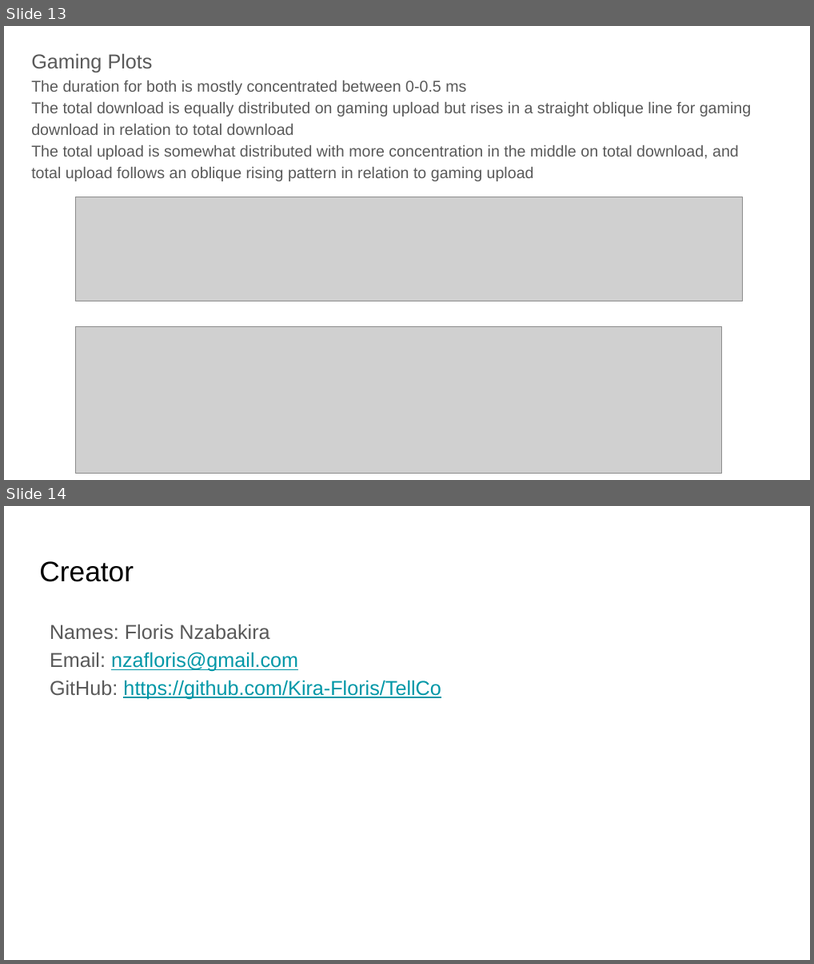
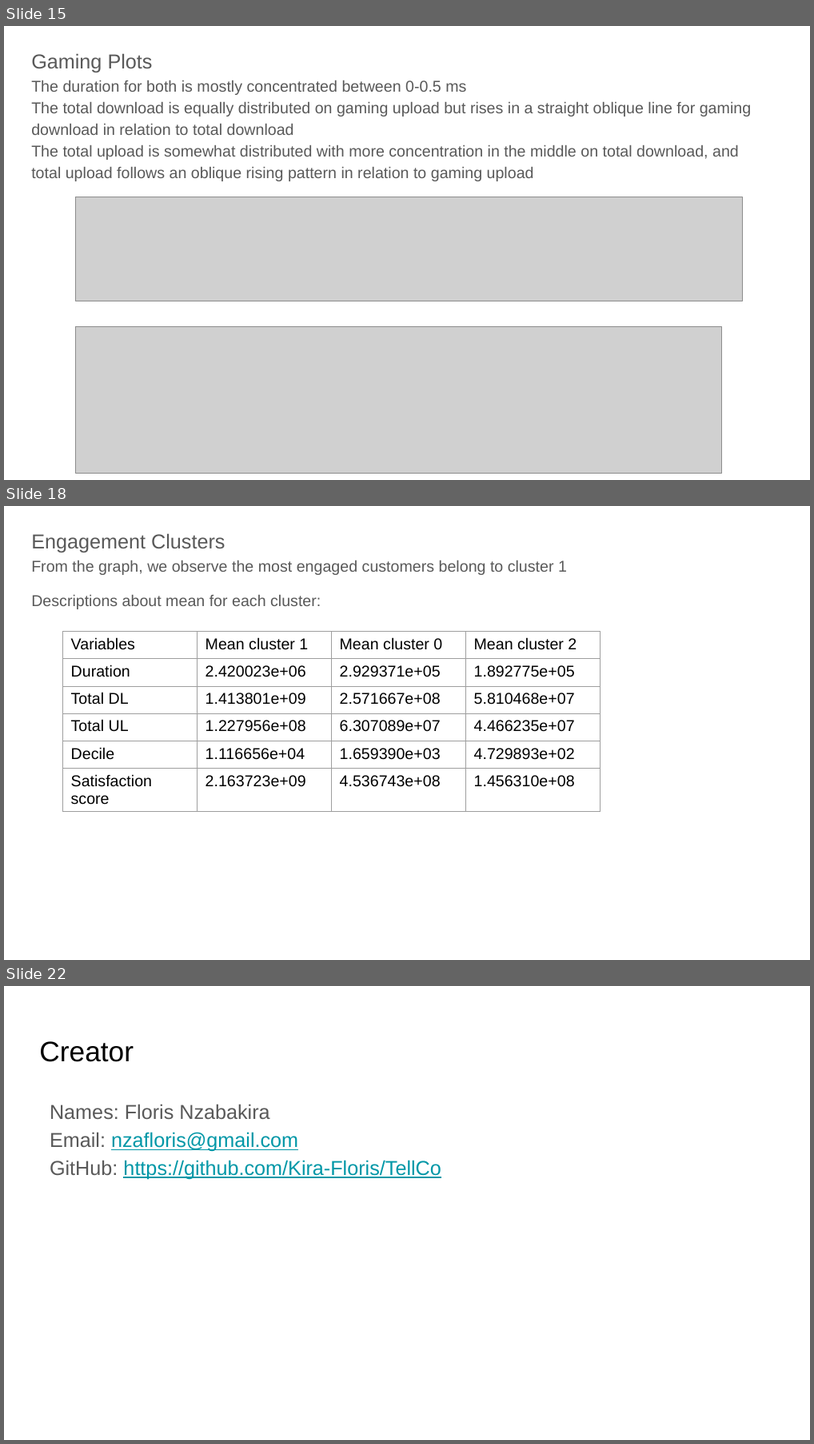
Before and after one commit to Kira-Floris/TellCo, a slide deck: docs/nzabakira floris - telco first interim submission.pptx. Shown one above the other, each under a label of ours: slides 13 and 14 before the commit, slides 15, 18 and 22 after it; the slides between them are not shown. The pictures are 814x964 and 814x1444 pixels, drawn with LibreOffice and Linux fonts; fonts in the diff are those of the drawing; grey boxes stand for pictures. Boxes give left, top, right and bottom in pixels: in the first picture for what was removed or moved away, otherwise in the second. Text is boxed around its words. In the diff, an @@ line names an element or a change of style, - is before the commit and + after.

```diff
--- a/docs/nzabakira floris - telco first interim submission.pptx
+++ b/docs/nzabakira floris - telco first interim submission.pptx
@@ slide 18 added at (4,506,810,960), background #FFFFFF @@
@@ text added at (31,533,567,609), 14 pt, text #595959 @@
+Engagement Clusters
+From the graph, we observe the most engaged customers belong to cluster 1
+Descriptions about mean for each cluster:
@@ table added at (63,631,602,813), 6 rows, 4 columns @@
+Variables | Mean cluster 1 | Mean cluster 0 | Mean cluster 2
+Duration | 2.420023e+06 | 2.929371e+05 | 1.892775e+05
+Total DL | 1.413801e+09 | 2.571667e+08 | 5.810468e+07
+Total UL | 1.227956e+08 | 6.307089e+07 | 4.466235e+07
+Decile | 1.116656e+04 | 1.659390e+03 | 4.729893e+02
+Satisfaction score | 2.163723e+09 | 4.536743e+08 | 1.456310e+08
@@ what was slide 13 is now slide 15 @@
@@ what was slide 14 is now slide 22 @@
```
Also in this commit, not shown: 7 other slides added, 5 other files.
